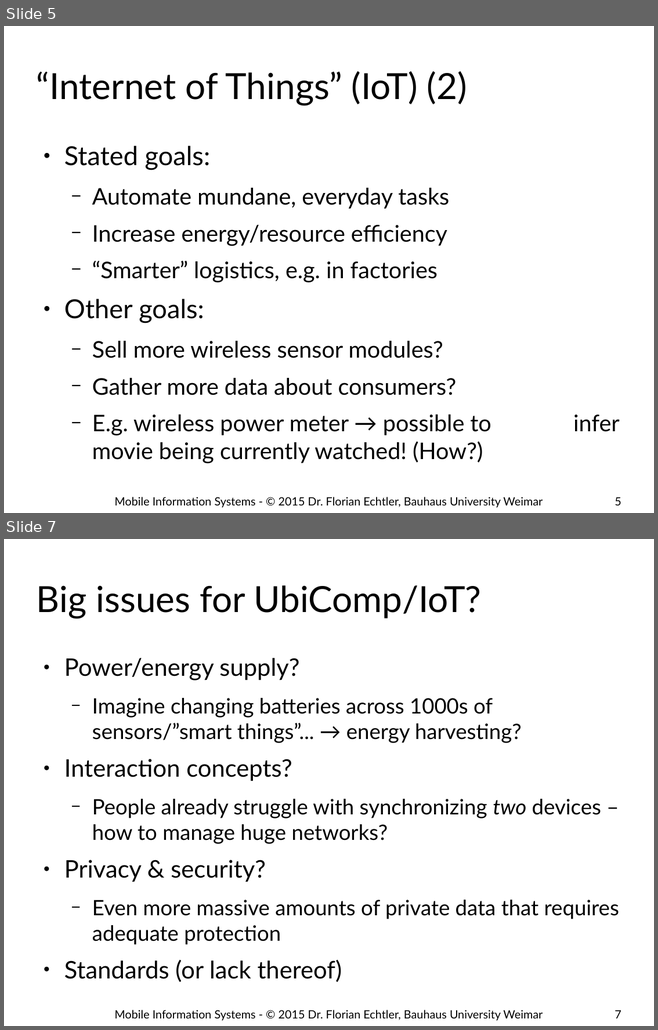
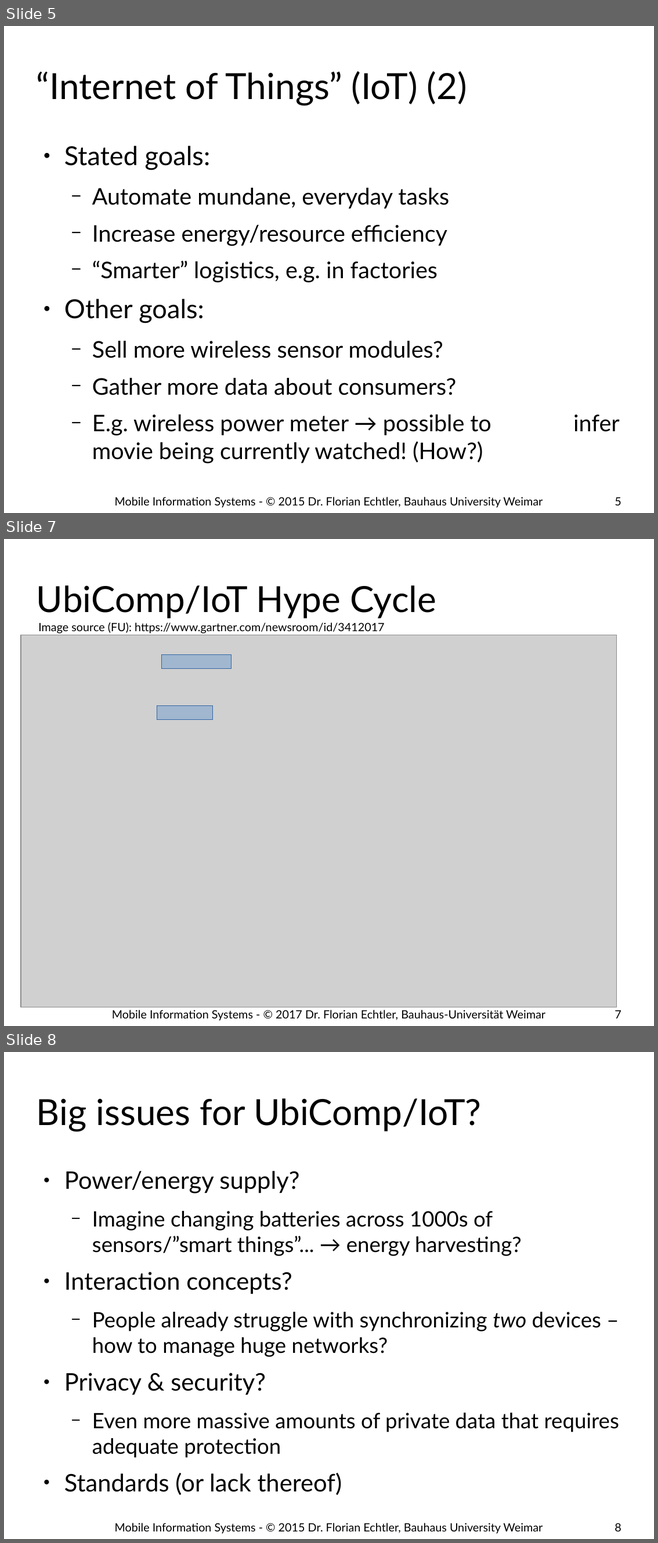
Before and after one commit to floe/mobile-information-systems, a slide deck: 08-ubicomp-iot.odp. Shown one above the other, each under a label of ours: slides 5 and 7 before the commit, slides 5, 7 and 8 after it; the slides between them are not shown. The pictures are 658x1030 and 658x1543 pixels, drawn with LibreOffice and Linux fonts; fonts in the diff are those of the drawing; grey boxes stand for pictures; background and template pictures are left out. Boxes give left, top, right and bottom in pixels: in the first picture for what was removed or moved away, otherwise in the second. Text is boxed around its words. In the diff, an @@ line names an element or a change of style, - is before the commit and + after.

```diff
--- a/08-ubicomp-iot.odp
+++ b/08-ubicomp-iot.odp
@@ slide 7 added at (4, 539, 654, 1026), background #FFFFFF @@
@@ title added at (36, 585, 436, 618), 44 pt, text #000000 @@
+UbiComp/IoT Hype Cycle
@@ text added at (38, 623, 384, 634), 14 pt, text #000000 @@
+Image source (FU): https://www.gartner.com/newsroom/id/3412017
@@ picture added at (21, 635, 617, 1008) @@
@@ rectangle added at (162, 655, 231, 669), fill #729FCF at 50% opacity, outline #3465A4 0 pt @@
@@ rectangle added at (157, 706, 213, 720), fill #729FCF at 50% opacity, outline #3465A4 0 pt @@
@@ text added at (112, 1010, 545, 1021), 14 pt, text #000000 @@
+Mobile Information Systems - © 2017 Dr. Florian Echtler, Bauhaus-Universität Weimar
@@ page number added at (614, 1011, 621, 1019), 14 pt, text #000000 @@
+7
@@ what was slide 7 is now slide 8 @@
@@ page number at (614, 1523, 621, 1532): text changed @@
-7
+8
```
Also in this commit, not shown: 4 slides changed, 2 other slides added.
